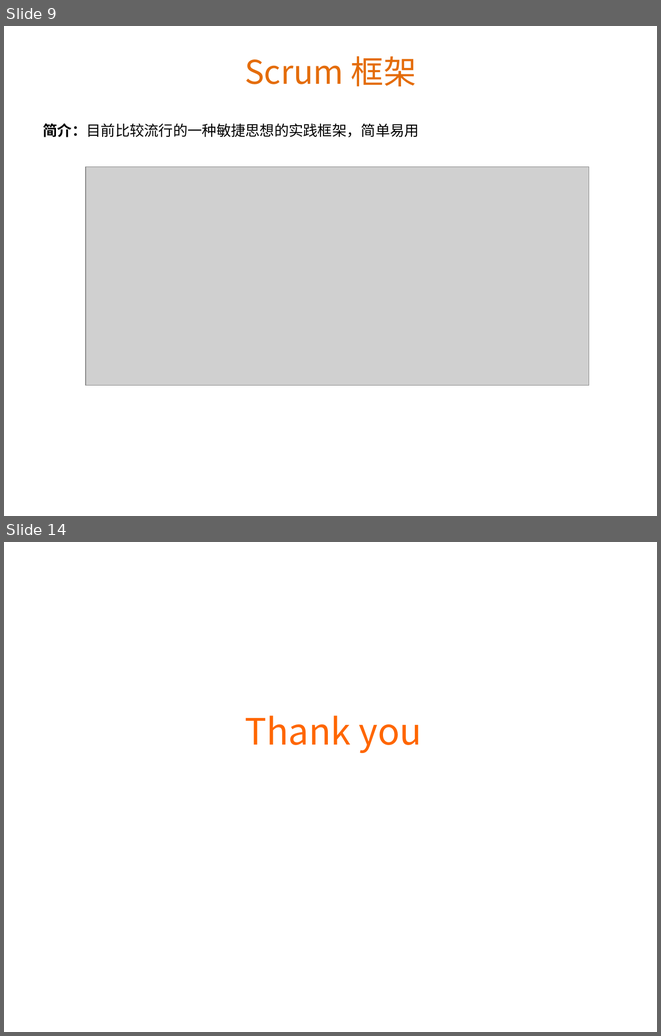
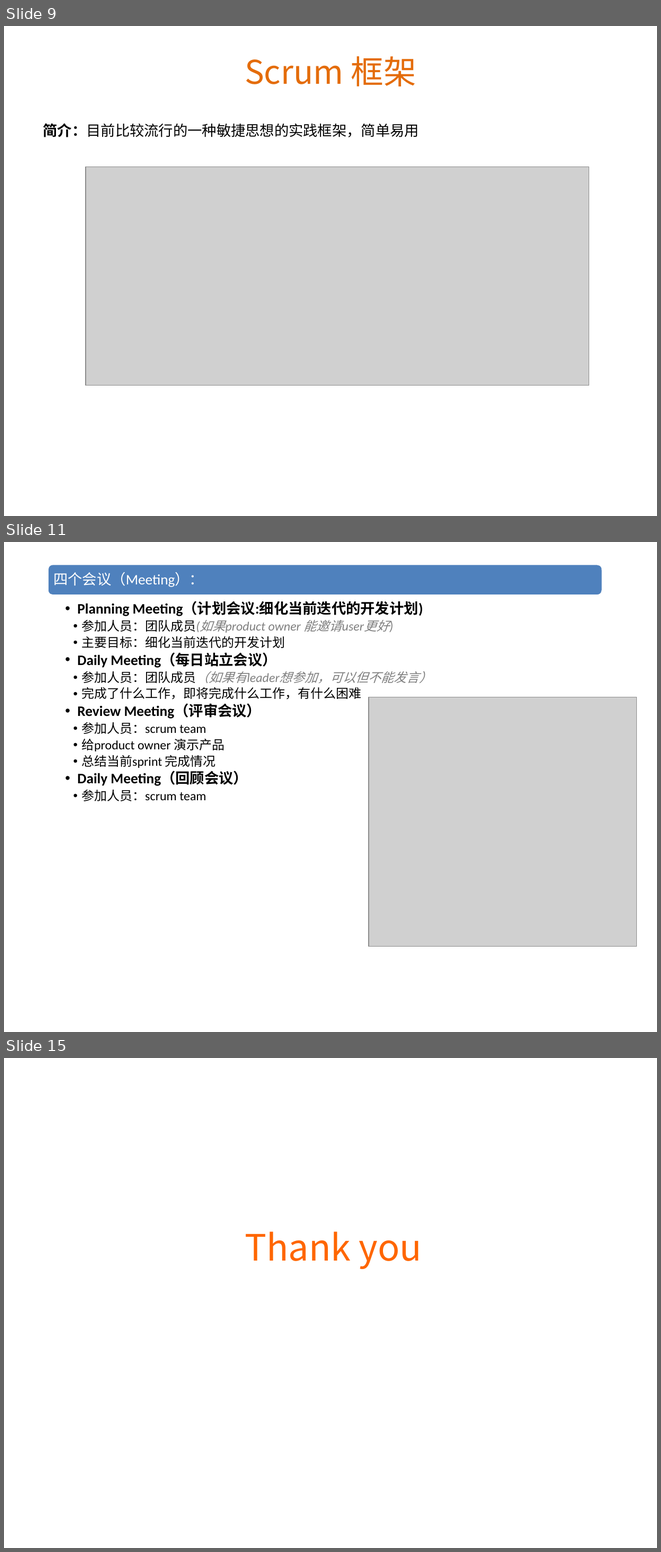
Before and after one commit to Benguan/document, a slide deck: 上大培训：scrum和vs2012 部分.pptx. Shown one above the other, each under a label of ours: slides 9 and 14 before the commit, slides 9, 11 and 15 after it; the slides between them are not shown. The pictures are 661x1036 and 661x1552 pixels, drawn with LibreOffice and Linux fonts; fonts in the diff are those of the drawing; grey boxes stand for pictures; background and template pictures are left out. Boxes give left, top, right and bottom in pixels: in the first picture for what was removed or moved away, otherwise in the second. Text is boxed around its words. In the diff, an @@ line names an element or a change of style, - is before the commit and + after.

```diff
--- a/上大培训：scrum和vs2012 部分.pptx
+++ b/上大培训：scrum和vs2012 部分.pptx
@@ slide 11 added at box(4, 542, 657, 1032), background picture (left out) @@
@@ rounded rectangle added at box(48, 564, 603, 596), fill #4F81BD, outline #FFFFFF 2 pt @@
@@ text added at box(53, 572, 204, 587), 16 pt, text #FFFFFF @@
+四个会议（Meeting）：
@@ text added at box(77, 602, 432, 801), 14 pt, text #000000 @@
+  •• Planning Meeting（计划会议:细化当前迭代的开发计划)
+    •• 参加人员：团队成员(如果product owner 能邀请user更好)
+    •• 主要目标：细化当前迭代的开发计划
+  •• Daily Meeting（每日站立会议）
+    •• 参加人员：团队成员（如果有leader想参加，可以但不能发言）
+    •• 完成了什么工作，即将完成什么工作，有什么困难
+  •• Review Meeting（评审会议）
+    •• 参加人员：scrum team
+    •• 给product owner 演示产品
+    •• 总结当前sprint 完成情况
+  •• Daily Meeting（回顾会议）
+    •• 参加人员：scrum team
@@ picture added at box(368, 697, 636, 946) @@
@@ what was slide 14 is now slide 15 @@
```
Also in this commit, not shown: 2 slides changed, 2 other slides added, 2 slides removed.
